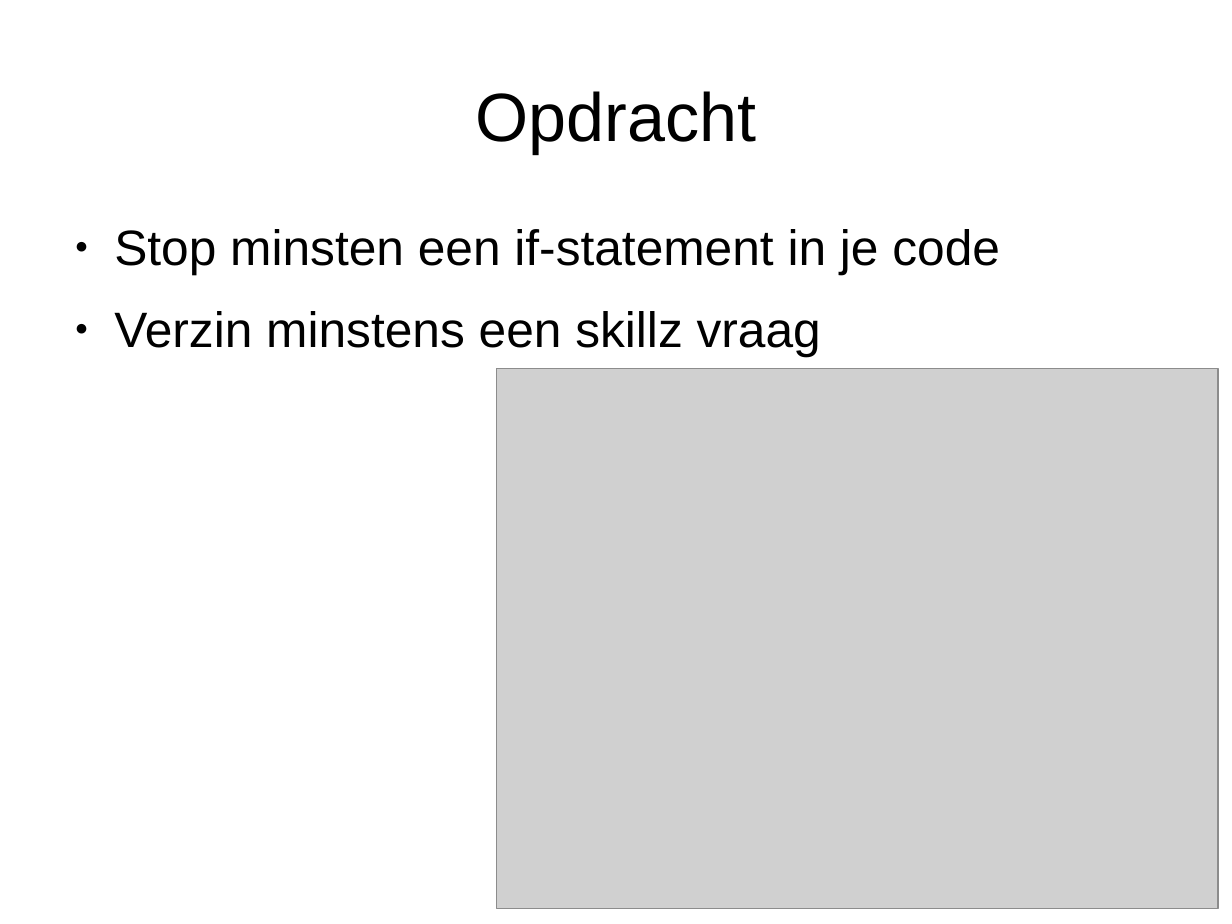
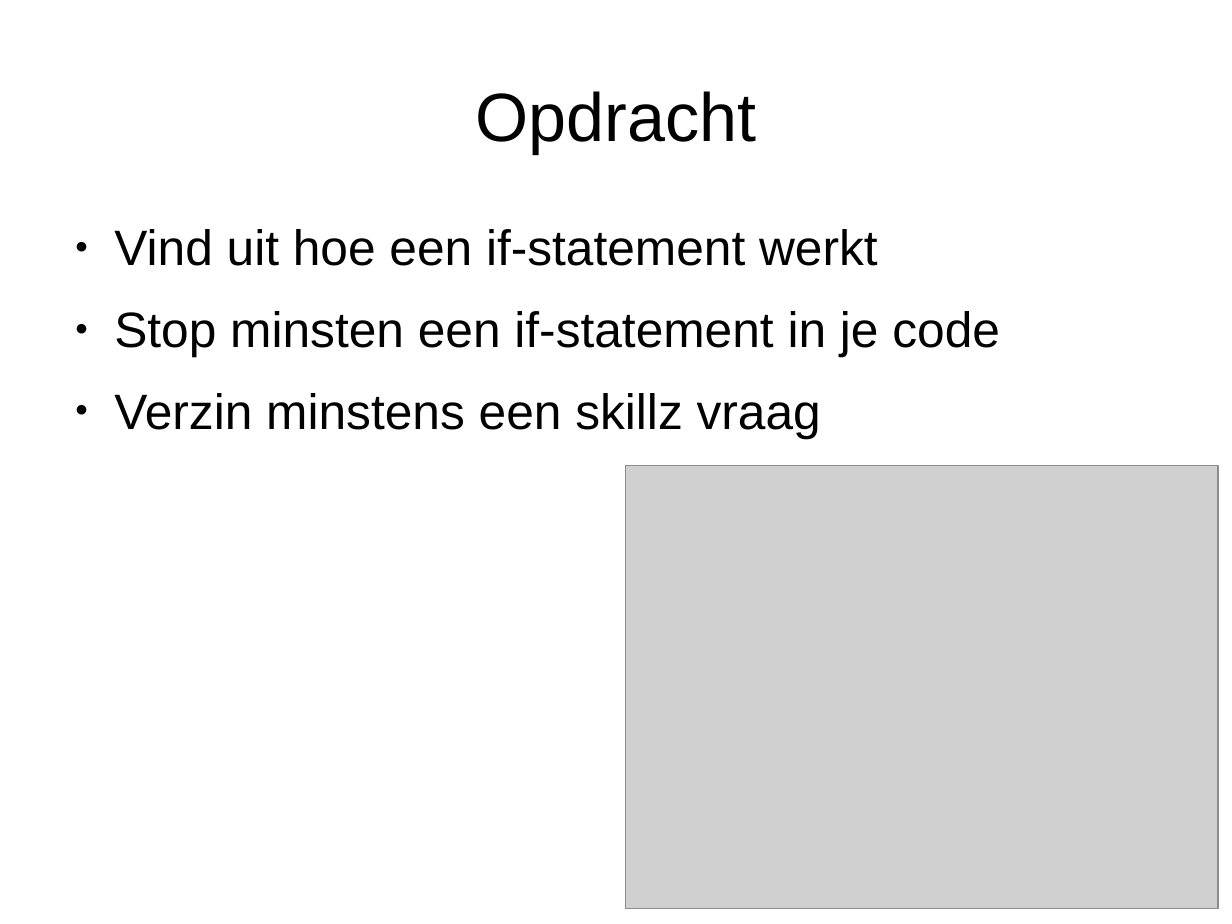
Before and after one commit to djog/arduino_cursus, a slide deck: slide 10 of Presentaties/Programmeren1.odp. Drawn at 1232x924 pixels with LibreOffice and Linux fonts; fonts in the diff are those of the drawing; grey boxes stand for pictures. Boxes give left, top, right and bottom in pixels: in the first picture for what was removed or moved away, otherwise in the second. Text is boxed around its words. In the diff, an @@ line names an element or a change of style, - is before the commit and + after.

```diff
--- a/Presentaties/Programmeren1.odp
+++ b/Presentaties/Programmeren1.odp
@@ text at [114, 229, 878, 266]: paragraph added @@
+● Vind uit hoe een if-statement werkt
@@ text at [114, 311, 1000, 438]: highlight #FFFFFF to none in "Stop minsten een if-statement in je code", "Verzin minstens een skillz vraag" @@
@@ picture: place and size @@
-picture at [496, 369, 1219, 909]
+picture at [626, 466, 1219, 909]
```
Also in this commit, not shown: 10 other slides changed, 5 slides added.
